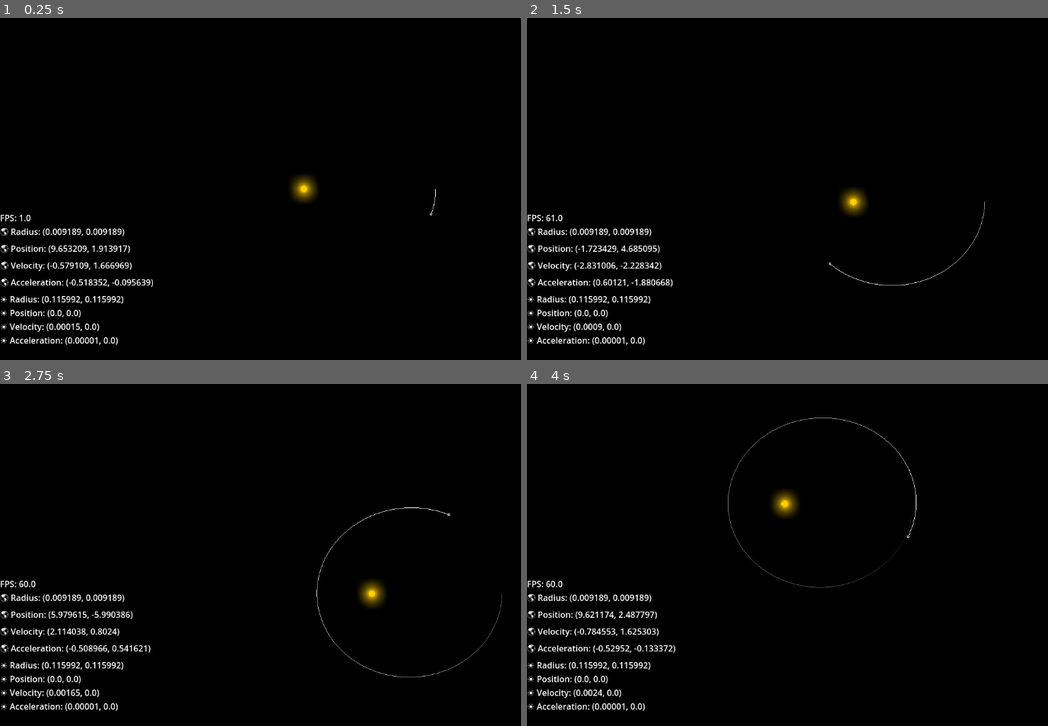
Above: before the commit, frames 1-4 (two rows, left to right).
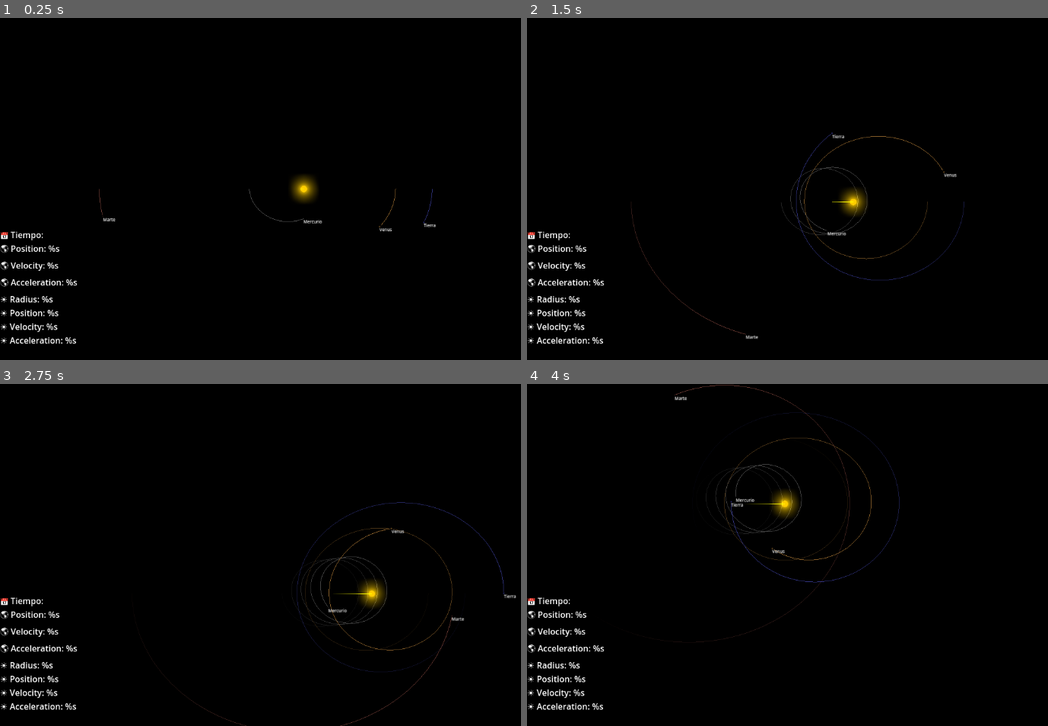
Above: after the commit, the same moments.

Repository: Carlinhos2912/simulacion_orbita_cuerpos_celestes_AyC
Game: Godot game, scene res://scenes/main.tscn
Same seed, same stepped clock (60 frames per second), same inputs: the game is played once before the commit and once after it.
Inputs (mouse positions are in pixels of both pictures, inside the frame that each line leads up to):
- Up to frame 1 (0.25 s): no input
- Up to frame 2 (1.5 s): move the mouse to (964, 171) at 0.52 s; click (964, 171) at 0.67 s; drag from (709, 206) to (797, 257) at 1.27 s
- Up to frame 3 (2.75 s): move the mouse to (364, 479) at 2.02 s; click (364, 479) at 2.17 s
- Up to frame 4 (4 s): drag from (797, 623) to (646, 503) at 2.77 s; move the mouse to (1011, 606) at 3.52 s; click (1011, 606) at 3.67 s

The runs differ from the first frame. In frame 1, 1.7% of the frame differs, in the area x 0-84%, y 49-96%; in frame 2, 2.2%; in frame 3, 2.5%; in frame 4, 2.5%, in the area x 0-75%, y 0-96%.

Commit message:
Added 3 more planets

Diff:
--- a/resources/Earth.tres
+++ b/resources/Earth.tres
@@ -1,12 +1,12 @@
 [gd_resource type="Resource" script_class="CelesBody" load_steps=3 format=3 uid="uid://ci3jbnygxq8i1"]
 
 [ext_resource type="Script" uid="uid://crmq8g7g76f62" path="res://scripts/celesbody.gd" id="1_833eo"]
-[ext_resource type="Texture2D" uid="uid://bodnn0wovts7j" path="res://assets/planeta.png" id="2_qrex4"]
+[ext_resource type="Texture2D" uid="uid://bcnhrc8netkv2" path="res://assets/sun.png" id="2_x1f1u"]
 
 [resource]
 script = ExtResource("1_833eo")
-modulate = Color(1, 1, 1, 1)
-visual = ExtResource("2_qrex4")
+modulate = Color(0.2204, 0.232387, 0.58, 1)
+visual = ExtResource("2_x1f1u")
 raw_radius = "4.2635e-5"
 raw_mass = "3.00349e-06"
 position = Vector2(10, 0)
--- /dev/null
+++ b/resources/Mars.tres
@@ -0,0 +1,15 @@
+[gd_resource type="Resource" script_class="CelesBody" load_steps=3 format=3 uid="uid://derjmq03j7m2u"]
+
+[ext_resource type="Script" uid="uid://crmq8g7g76f62" path="res://scripts/celesbody.gd" id="1_7a4gd"]
+[ext_resource type="Texture2D" uid="uid://bcnhrc8netkv2" path="res://assets/sun.png" id="2_hlple"]
+
+[resource]
+script = ExtResource("1_7a4gd")
+modulate = Color(0.45, 0.2433, 0.2115, 1)
+visual = ExtResource("2_hlple")
+raw_radius = "2.27e-05"
+raw_mass = "3.21e-07"
+position = Vector2(-15.24, 0)
+velocity = Vector2(0, 1.39)
+acceleration = Vector2(0, 0)
+metadata/_custom_type_script = "uid://crmq8g7g76f62"
--- /dev/null
+++ b/resources/Mercury.tres
@@ -0,0 +1,15 @@
+[gd_resource type="Resource" script_class="CelesBody" load_steps=3 format=3 uid="uid://dole2p7imrvpj"]
+
+[ext_resource type="Script" uid="uid://crmq8g7g76f62" path="res://scripts/celesbody.gd" id="1_ab76d"]
+[ext_resource type="Texture2D" uid="uid://bcnhrc8netkv2" path="res://assets/sun.png" id="2_cqutf"]
+
+[resource]
+script = ExtResource("1_ab76d")
+modulate = Color(0.34, 0.34, 0.34, 1)
+visual = ExtResource("2_cqutf")
+raw_radius = "1.63219e-05"
+raw_mass = "1.65913E-07"
+position = Vector2(-3.87, 0)
+velocity = Vector2(0, 2.765)
+acceleration = Vector2(0, 0)
+metadata/_custom_type_script = "uid://crmq8g7g76f62"
--- /dev/null
+++ b/resources/Venus.tres
@@ -0,0 +1,15 @@
+[gd_resource type="Resource" script_class="CelesBody" load_steps=3 format=3 uid="uid://beilsu2f08vgf"]
+
+[ext_resource type="Script" uid="uid://crmq8g7g76f62" path="res://scripts/celesbody.gd" id="1_jlebb"]
+[ext_resource type="Texture2D" uid="uid://bcnhrc8netkv2" path="res://assets/sun.png" id="2_x5cwn"]
+
+[resource]
+script = ExtResource("1_jlebb")
+modulate = Color(0.63, 0.44163, 0.1953, 1)
+visual = ExtResource("2_x5cwn")
+raw_radius = "4.04545e-05"
+raw_mass = "2.44775e-06"
+position = Vector2(7.23, 0)
+velocity = Vector2(0, 2.02)
+acceleration = Vector2(0, 0)
+metadata/_custom_type_script = "uid://crmq8g7g76f62"
--- a/scenes/main.tscn
+++ b/scenes/main.tscn
@@ -1,9 +1,12 @@
-[gd_scene load_steps=6 format=3 uid="uid://bo0i8bflymlh0"]
+[gd_scene load_steps=9 format=3 uid="uid://bo0i8bflymlh0"]
 
 [ext_resource type="Script" uid="uid://j5tlgiqhw1xr" path="res://scripts/main.gd" id="1_f70lt"]
 [ext_resource type="Resource" uid="uid://db4vo33tjnq0t" path="res://resources/Sun.tres" id="2_2jt2u"]
 [ext_resource type="Resource" uid="uid://ci3jbnygxq8i1" path="res://resources/Earth.tres" id="3_rno8y"]
+[ext_resource type="Resource" uid="uid://dole2p7imrvpj" path="res://resources/Mercury.tres" id="3_tbgi4"]
 [ext_resource type="PackedScene" uid="uid://c8df3ij62bcyi" path="res://scenes/camera_controller.tscn" id="4_jyhfs"]
+[ext_resource type="Resource" uid="uid://beilsu2f08vgf" path="res://resources/Venus.tres" id="4_tefeu"]
+[ext_resource type="Resource" uid="uid://derjmq03j7m2u" path="res://resources/Mars.tres" id="6_o6xl0"]
 
 [sub_resource type="CanvasItemMaterial" id="CanvasItemMaterial_jyhfs"]
 blend_mode = 1
@@ -11,7 +14,34 @@
 [node name="canvas" type="Node2D"]
 script = ExtResource("1_f70lt")
 sun = ExtResource("2_2jt2u")
+mercury = ExtResource("3_tbgi4")
+venus = ExtResource("4_tefeu")
 earth = ExtResource("3_rno8y")
+mars = ExtResource("6_o6xl0")
+
+[node name="mName" type="Label" parent="."]
+offset_right = 40.0
+offset_bottom = 23.0
+theme_override_font_sizes/font_size = 8
+text = "Mercurio"
+
+[node name="vName" type="Label" parent="."]
+offset_right = 40.0
+offset_bottom = 23.0
+theme_override_font_sizes/font_size = 8
+text = "Venus"
+
+[node name="eName" type="Label" parent="."]
+offset_right = 40.0
+offset_bottom = 23.0
+theme_override_font_sizes/font_size = 8
+text = "Tierra"
+
+[node name="rName" type="Label" parent="."]
+offset_right = 40.0
+offset_bottom = 23.0
+theme_override_font_sizes/font_size = 8
+text = "Marte"
 
 [node name="UI" type="CanvasLayer" parent="."]
 
@@ -30,11 +60,17 @@
 🌎 Acceleration: 0.000
 ☀️ Position: 0.0000"
 
-[node name="earth_sprite" type="Sprite2D" parent="."]
-
 [node name="sun_sprite" type="Sprite2D" parent="."]
 material = SubResource("CanvasItemMaterial_jyhfs")
 
 [node name="CameraController" parent="sun_sprite" instance=ExtResource("4_jyhfs")]
 
+[node name="mercury_sprite" type="Sprite2D" parent="."]
+
+[node name="venus_sprite" type="Sprite2D" parent="."]
+
+[node name="earth_sprite" type="Sprite2D" parent="."]
+
+[node name="mars_sprite" type="Sprite2D" parent="."]
+
 [connection signal="attach_request" from="sun_sprite/CameraController" to="." method="_on_camera_controller_attach_request"]
--- a/scripts/celesbody.gd
+++ b/scripts/celesbody.gd
@@ -34,9 +34,9 @@
 
 
 # 🐊 Metodo que moviliza un selector segun calculos matematicos
-func dinamize( selector : Sprite2D, respect : CelesBody = null, scale : float = 1.0, ):
+func dinamize( selector : Sprite2D, respect = null, scale : float = 1.0, ):
 	if respect:
-		self.acceleration = self.calc_orbital_acceleration(respect.mass, respect.position)
+		self.acceleration = self.calc_orbital_acceleration(respect)
 
 	self.velocity += self.acceleration * scale
 	self.position += self.velocity * scale
@@ -44,17 +44,27 @@
 	selector.position = self.position * Global.GAME_UNIT
 
 
+# 💫 Método recursivo para calcular la aceleración orbital en base a uno o varios objetivos
+func calc_orbital_acceleration(objective = null) -> Vector2:
+	if objective == null:
+		return Vector2(0,0)
+
+	if objective is CelesBody:
+		var r_vec = objective.position - self.position
+		var acc_magnitude = Global.GRAVITATORY * objective.mass / r_vec.length_squared()
+		return r_vec.normalized() * acc_magnitude * Global.VELOCITY_UNIT
+
+	elif objective is Array:
+		if objective.is_empty():
+			return Vector2(0,0)
+
+		return calc_orbital_acceleration(objective[0]) + calc_orbital_acceleration(objective.slice(1, objective.size() - 1))
+
+	return Vector2(0,0)
+
+
 # 💫 Metodo que calcula la aceleracion orbital en base un objetivo
-func calc_orbital_acceleration(objective_mass, objective_position: Vector2) -> Vector2:
-	var r_vec = objective_position - self.position
-	var acceleration_magnitude = Global.GRAVITATORY * objective_mass / r_vec.length_squared()
-
-	# print("r_vec:", r_vec)
-	# print("direction:", direction)
-	# print("GRAVITATORY:", Global.GRAVITATORY)
-	# print("objective_mass:", objective_mass)
-	# print("length_squared:", r_vec.length_squared())
-	# print("acceleration_magnitude:", acceleration_magnitude)
-	# print("return:", direction * acceleration_magnitude)
-
+func _DEPRECATED_calc_orbital_acceleration( objective:CelesBody=null, objectives:Array[CelesBody] = []) -> Vector2:
+	var r_vec = objective.position - self.position
+	var acceleration_magnitude = Global.GRAVITATORY * objective.mass / r_vec.length_squared()
 	return r_vec.normalized() * acceleration_magnitude * Global.VELOCITY_UNIT
--- a/scripts/main.gd
+++ b/scripts/main.gd
@@ -2,23 +2,31 @@
 
 # ⬅️ Precargar selectores
 @onready var sun_selector := $sun_sprite
+@onready var mercury_selector := $mercury_sprite
+@onready var venus_selector := $venus_sprite
 @onready var earth_selector := $earth_sprite
+@onready var mars_selector := $mars_sprite
+
 @onready var camera_selector : Camera2D = $sun_sprite/CameraController.camera
 @onready var info_selector := $UI/info
 
 # ☀️ Instanciar objetos
 @export var sun = CelesBody.new()
+@export var mercury = CelesBody.new()
+@export var venus = CelesBody.new()
 @export var earth = CelesBody.new()
+@export var mars = CelesBody.new()
 
 # 🌠 Render Trayectoria
-const MAX_STEPS = 255
-var positions_history : Array
+const MAX_STEPS = 177
+var positions_history : Array[Array] = []
 var sun_history : Array
 var actual_index = 0
 
 # 🆘 Auxiliares
-const SCALED_DELTA = 0.075
+const SCALED_DELTA = 0.1
 var frame_counter = 0
+var colors : Array[Color]
 
 func _ready():
 	# ⚠️ Limitar los FPS
@@ -26,16 +34,29 @@
 
 	# ☀️ Inicializar los sprites en base a la instancia
 	sun.upload(sun_selector)
+	mercury.upload(mercury_selector, sun_selector)
+	venus.upload(venus_selector, sun_selector)
 	earth.upload(earth_selector, sun_selector)
-	earth_selector.position = earth.position*Global.GAME_UNIT
+	mars.upload(mars_selector, sun_selector)
 
-	# 🌠 Inicializar los vectores de la trayectoria
-	positions_history.resize(MAX_STEPS)
-	sun_history.resize(MAX_STEPS)
+	colors = [
+		sun.modulate,
+		mercury.modulate,
+		venus.modulate,
+		earth.modulate,
+		mars.modulate,
+	]
 
+	# 🌠 Inicializar los vectores de las trayectorias
 	for i in range(MAX_STEPS):
-		positions_history[i] = earth_selector.position
-		sun_history[i] = sun_selector.position
+		positions_history.append([
+			mercury_selector.position,
+			venus_selector.position,
+			earth_selector.position,
+			mars_selector.position
+		])
+		sun_history.append(sun_selector.position)
+
 
 
 func _process(delta):
@@ -43,9 +64,19 @@
 	frame_counter += 1
 
 	# ➡️ Mover los sprites tras calcular la dinamica de la instancia
-	sun.acceleration = Vector2(1e-5, 0)
-	earth.dinamize(earth_selector, sun, SCALED_DELTA)
-	sun.dinamize(sun_selector)
+	sun.velocity = Vector2(1.32/7.39, 0)
+
+	mercury.dinamize(mercury_selector, [sun, venus, earth, mars], SCALED_DELTA)
+	venus.dinamize(venus_selector, [sun, mercury, earth, mars], SCALED_DELTA)
+	earth.dinamize(earth_selector, [sun, mercury, venus, mars], SCALED_DELTA)
+	mars.dinamize(mars_selector, [sun, mercury, venus, earth], SCALED_DELTA)
+	sun.dinamize(sun_selector, null, SCALED_DELTA)
+
+	$mName.global_position = mercury_selector.global_position
+	$vName.global_position = venus_selector.global_position
+	$eName.global_position = earth_selector.global_position
+	$rName.global_position = mars_selector.global_position
+
 
 	# 📍 Renderizar la trayectoria
 	_update_path()
@@ -58,15 +89,18 @@
 
 
 func _update_path():
-	positions_history[actual_index] = earth_selector.position
+	positions_history[actual_index][0] = mercury_selector.position
+	positions_history[actual_index][1] = venus_selector.position
+	positions_history[actual_index][2] = earth_selector.position
+	positions_history[actual_index][3] = mars_selector.position
+
 	sun_history[actual_index] = sun_selector.position
 
 	actual_index = (actual_index + 1) % MAX_STEPS
 
 func _update_gui():
 	info_selector.text = """
-		FPS: %s
-		🌎 Radius: %s
+		📅 Tiempo:
 		🌎 Position: %s
 		🌎 Velocity: %s
 		🌎 Acceleration: %s
@@ -93,21 +127,30 @@
 	var indexFrom : int
 	var indexTo   : int
 
-	for pos in range(MAX_STEPS-1):
+	for pos in range(0, MAX_STEPS-1):
 		indexFrom = (actual_index + pos) % MAX_STEPS
 		indexTo = (actual_index + 1 + pos) % MAX_STEPS
 
 		alpha = float(pos) / float(MAX_STEPS)
-		draw_line (
-			positions_history[indexFrom],
-			positions_history[indexTo],
-			Color(175,175,175,alpha)
-		)
+
 		draw_line(
 			sun_history[indexFrom],
 			sun_history[indexTo],
 			Color(255,255,0,alpha)
 		)
 
+		for i in range(4):
+			draw_line (
+				positions_history[indexFrom][i],
+				positions_history[indexTo][i],
+				Color(
+					colors[i+1].r,
+					colors[i+1].g,
+					colors[i+1].b,
+					alpha,
+					)
+			)
+
+
 func _on_camera_controller_attach_request() -> void:
 	camera_selector.global_position = sun_selector.position
